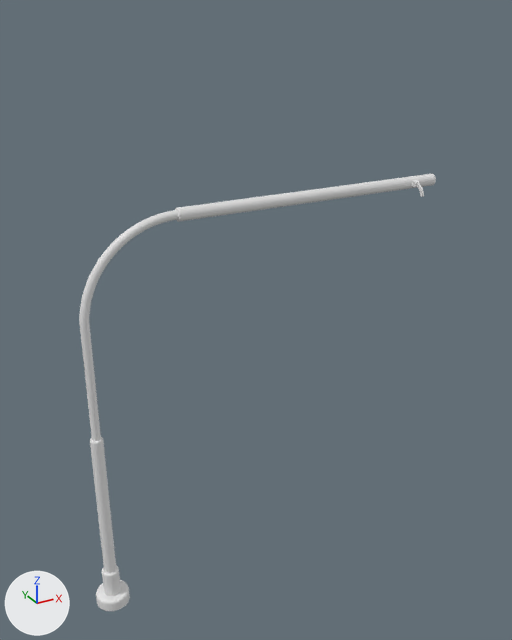
Renders of the FBX model Blender/semafor/sloup2/sloup2.fbx from each side of a commit.
Both versions are drawn from a 50 mm lens placed at (-1.5, -6.02, 6.01), pointed at (1.84, 0.06, 2.97). The lights are fixed; the arrows at lower left show +X, +Y and +Z. Where no turn or scale is listed for an object, it has been applied to the vertices.

The first picture shows 'sloup2'.
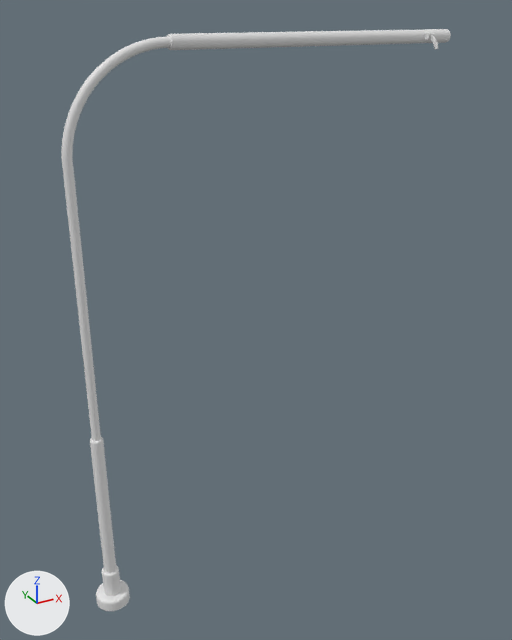
Location of each change, (x1, y1, x2, y2) in pixels of the pictures (512 x 640 px; the box of a moved part takes in the faces that stretch with it):
'sloup2', reshaped (9% wider, 33% taller)
    before: (79, 174, 436, 611)
    after: (61, 29, 451, 611)
part 1 of me_cylinder_001, moved or reshaped
    before: (79, 174, 436, 322)
    after: (61, 29, 451, 322)

Patch to the scene script:
```diff
--- a/Blender/semafor/sloup2/sloup2.fbx.py
+++ b/Blender/semafor/sloup2/sloup2.fbx.py
@@ me_cylinder_001 @@
 me_cylinder_001.from_pydata(...)  # 1504 vertices, 1474 faces; spans x -0.18..4.07, y -0.23..0.18, z 0.0..4.32
 # used by ob_sloup2; location = (0.0, 0.0, 0.0)
+# me_cylinder_001 part 1: all 1024 vertices in x -0.04..4.07, y -0.23..0.07, z 3.36..4.32 are moved by (0.0, 0.0, 1.5)
```
